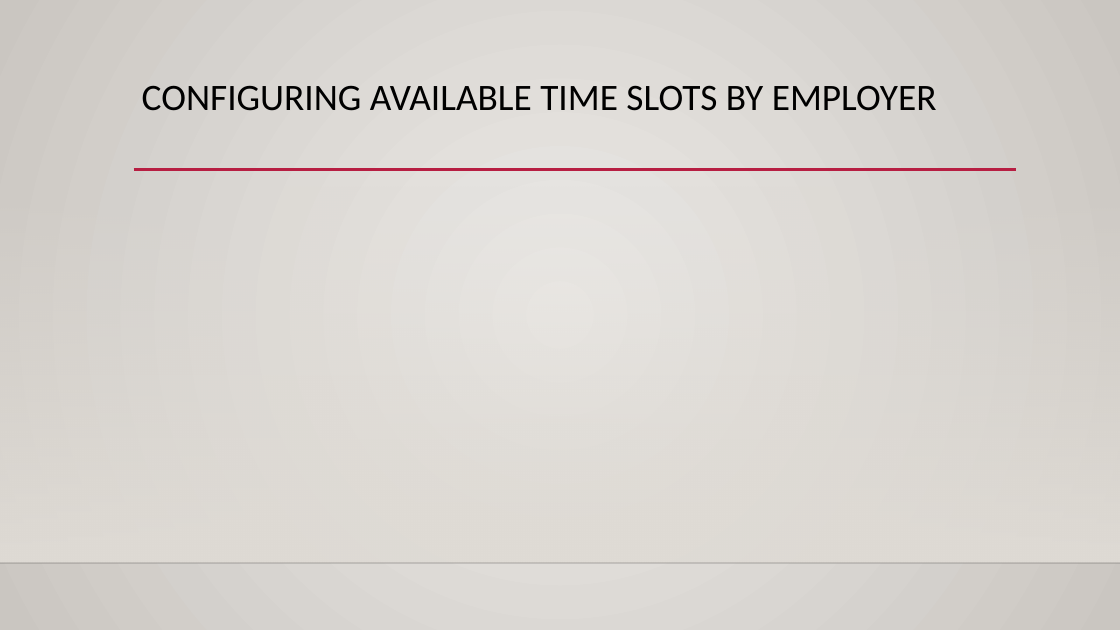
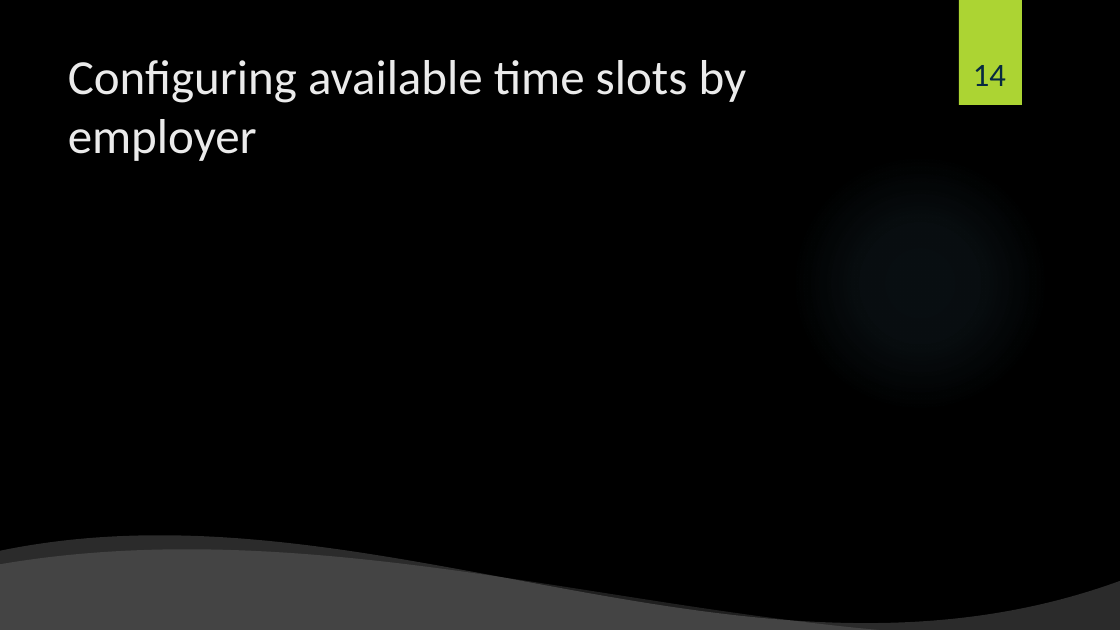
Before and after one commit to shiftlyapp/Shiftly, a slide deck: slide 14 of Backlog.pptx. Drawn at 1120x630 pixels with LibreOffice and Linux fonts; fonts in the diff are those of the drawing; background and template pictures are left out. Boxes give left, top, right and bottom in pixels: in the first picture for what was removed or moved away, otherwise in the second. Text is boxed around its words. In the diff, an @@ line names an element or a change of style, - is before the commit and + after.

```diff
--- a/Backlog.pptx
+++ b/Backlog.pptx
@@ background gradient #ECEAE7 to #CAC7C1 to picture (left out) @@
@@ rectangle added at [959, 0, 1022, 105], fill #ACD433 @@
@@ title at [68, 60, 747, 161]: text changed; size 32 to 42 pt; text colour #000000 to #EBEBEB @@
-CONFIGURING AVAILABLE TIME SLOTS BY EMPLOYER
+Configuring available time slots by employer
@@ page number added at [973, 65, 1006, 86], 28 pt, text #072A40 @@
+14
@@ line removed from (134, 170) to (1017, 170) @@
@@ ellipse added at [791, 154, 1049, 413], fill gradient #7AC4F0 @@
@@ rectangle removed at [0, 186, 1120, 563] @@
@@ wave added at [0, 534, 1120, 630], fill #FFFFFF at 17% opacity @@
@@ line removed from (0, 563) to (1120, 563) @@
@@ wave added at [0, 548, 1120, 630], fill #FFFFFF at 12% opacity @@
```
Also in this commit, not shown: 24 other slides changed, 1 slide added, 2 slides removed.
